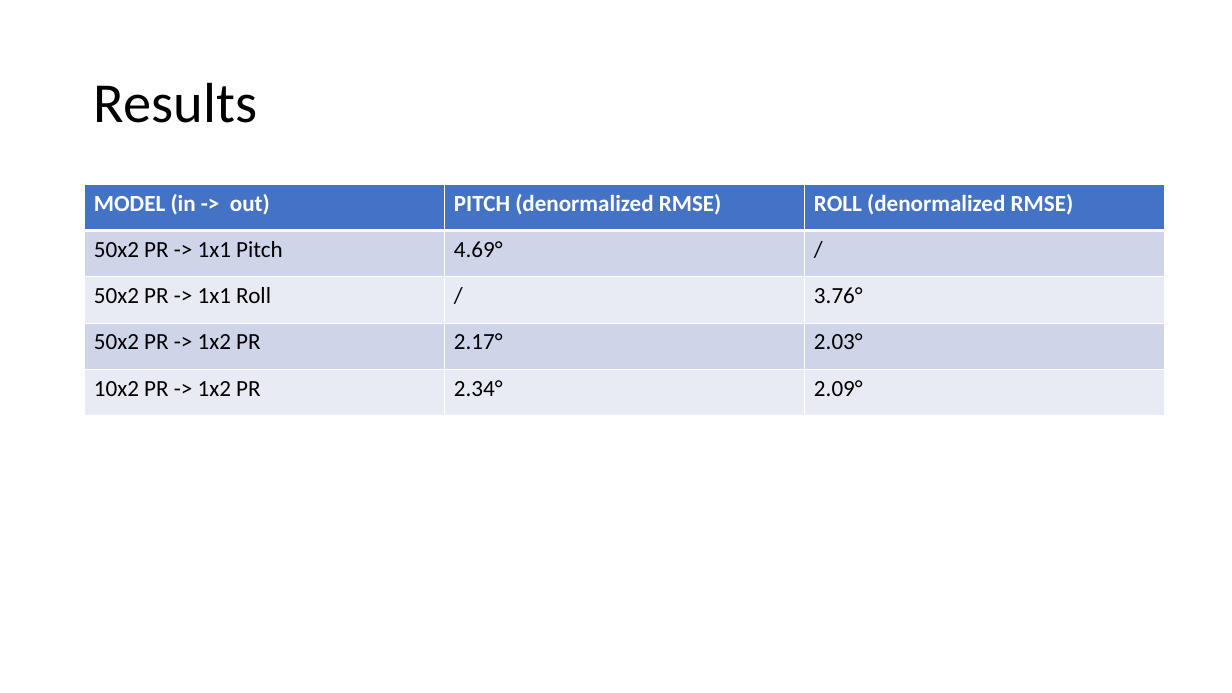
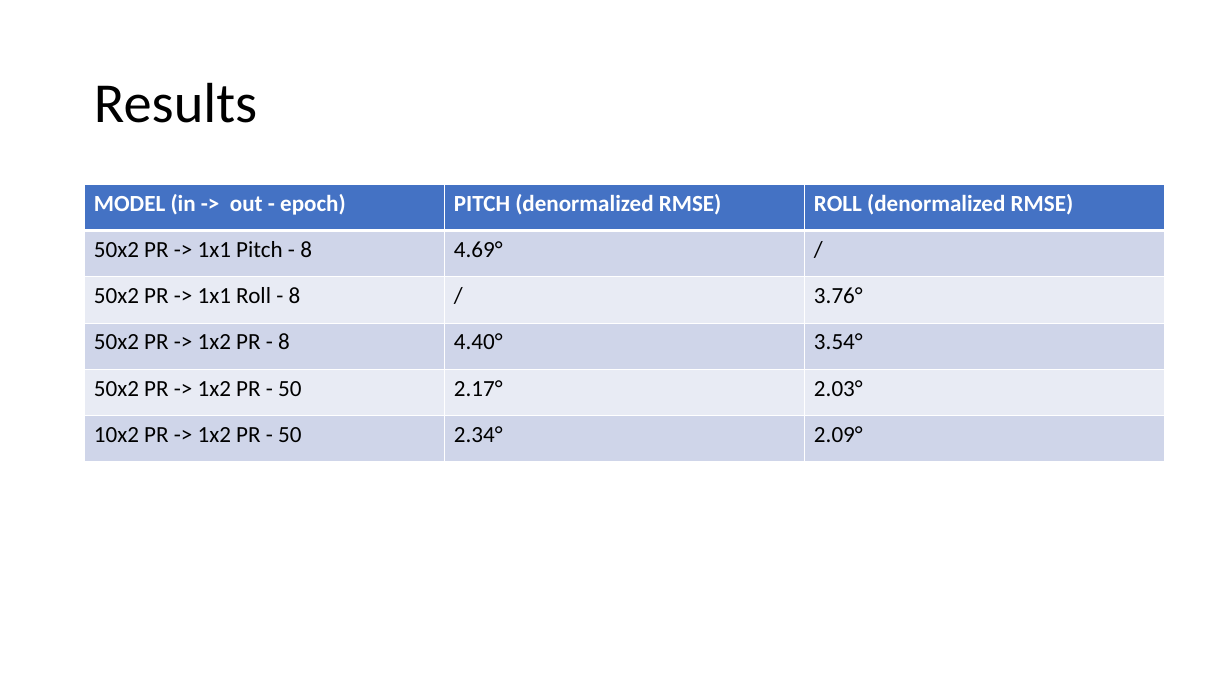
Before and after one commit to lancedw/3D-state-prediction-for-surface-vessels-using-IMU-data-and-images, a slide deck: slide 23 of Documentation/Presentations/Meeting 25-03-22.pptx. Drawn at 1232x693 pixels with LibreOffice and Linux fonts; fonts in the diff are those of the drawing. Boxes give left, top, right and bottom in pixels: in the first picture for what was removed or moved away, otherwise in the second. Text is boxed around its words. In the diff, an @@ line names an element or a change of style, - is before the commit and + after.

```diff
--- a/Documentation/Presentations/Meeting 25-03-22.pptx
+++ b/Documentation/Presentations/Meeting 25-03-22.pptx
@@ table at [85,185,1166,462] @@
-row 1: MODEL (in -> out) | PITCH (denormalized RMSE) | ROLL (denormalized RMSE)
-row 2: 50x2 PR -> 1x1 Pitch | 4.69° | /
-row 3: 50x2 PR -> 1x1 Roll | / | 3.76°
-row 4: 50x2 PR -> 1x2 PR | 2.17° | 2.03°
-row 5: 10x2 PR -> 1x2 PR | 2.34° | 2.09°
+row 1: MODEL (in -> out - epoch) | PITCH (denormalized RMSE) | ROLL (denormalized RMSE)
+row 2: 50x2 PR -> 1x1 Pitch - 8 | 4.69° | /
+row 3: 50x2 PR -> 1x1 Roll - 8 | / | 3.76°
+row 4: 50x2 PR -> 1x2 PR - 8 | 4.40° | 3.54°
+row 5: 50x2 PR -> 1x2 PR - 50 | 2.17° | 2.03°
+row 6: 10x2 PR -> 1x2 PR - 50 | 2.34° | 2.09°
```
Also in this commit, not shown: 5 other files.
